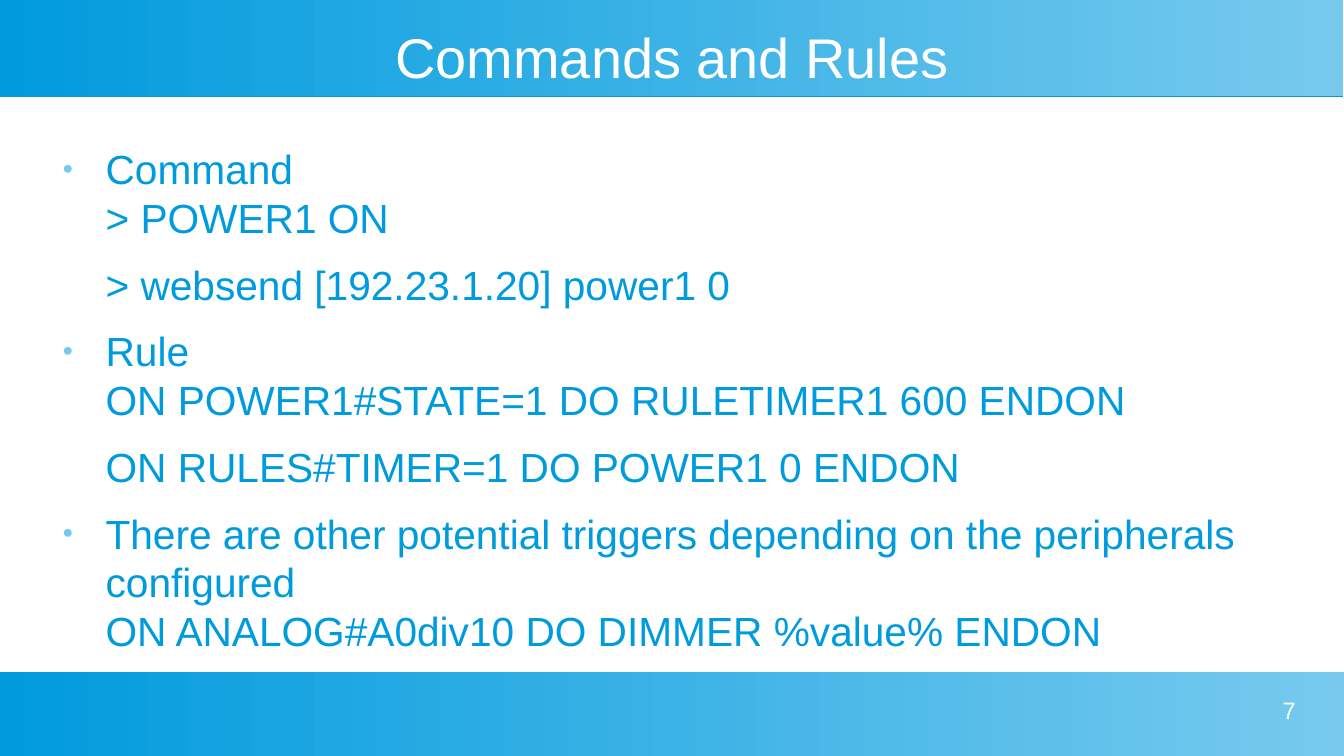
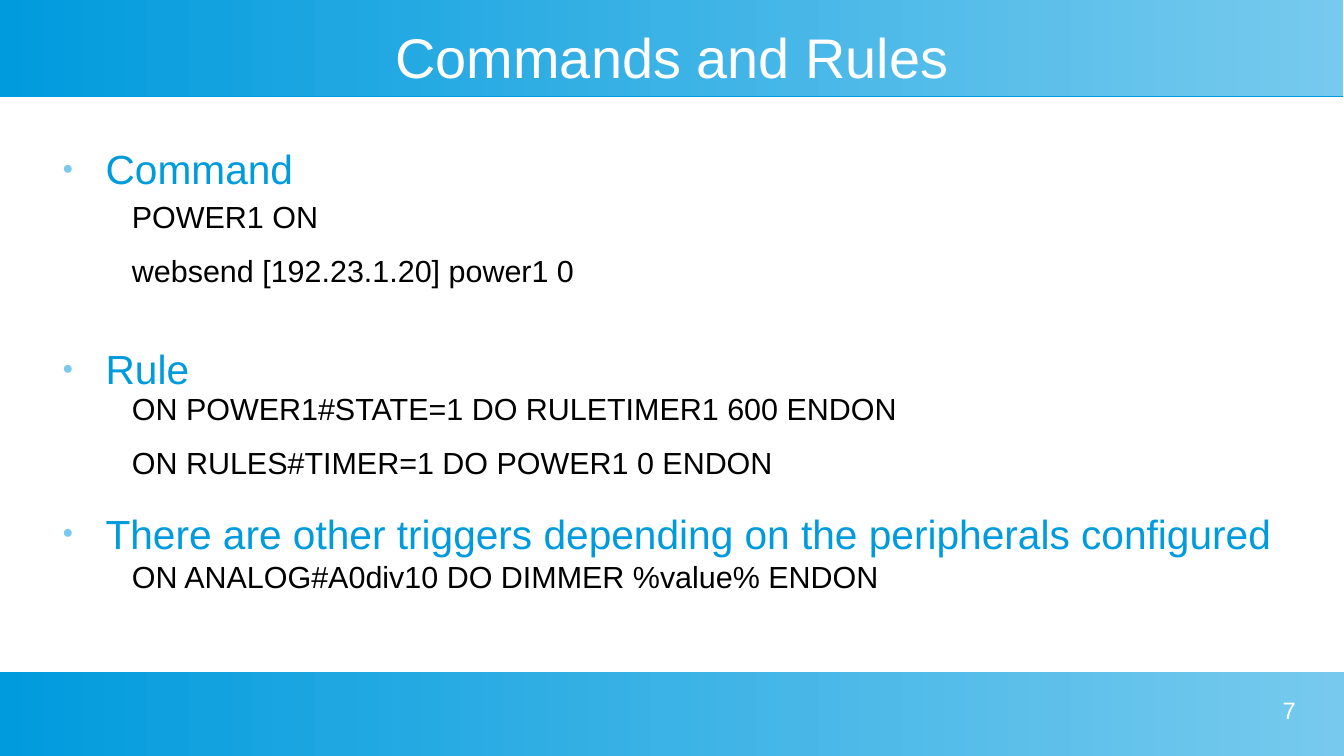
Before and after one commit to darrylb123/EO2024, a slide deck: slide 7 of EO2024-Tasmota+Berry.odp. Drawn at 1344x756 pixels with LibreOffice and Linux fonts; fonts in the diff are those of the drawing. Boxes give left, top, right and bottom in pixels: in the first picture for what was removed or moved away, otherwise in the second. Text is boxed around its words. In the diff, an @@ line names an element or a change of style, - is before the commit and + after.

```diff
--- a/EO2024-Tasmota+Berry.odp
+++ b/EO2024-Tasmota+Berry.odp
@@ text at (106, 154, 1271, 556): text changed @@
-● Command
-  > POWER1 ON
-> websend [192.23.1.20] power1 0
-● Rule
-  ON POWER1#STATE=1 DO RULETIMER1 600 ENDON
-ON RULES#TIMER=1 DO POWER1 0 ENDON
-● There are other potential triggers depending on the peripherals configured
-  ON ANALOG#A0div10 DO DIMMER %value% ENDON
+● Command
+● Rule
+● There are other triggers depending on the peripherals configured
@@ text added at (132, 206, 574, 288), 18 pt, text #000000 @@
+POWER1 ON
+websend [192.23.1.20] power1 0
@@ text added at (132, 398, 897, 475), 18 pt, text #000000 @@
+ON POWER1#STATE=1 DO RULETIMER1 600 ENDON
+ON RULES#TIMER=1 DO POWER1 0 ENDON
@@ text added at (132, 566, 878, 589), 18 pt, text #000000 @@
+ON ANALOG#A0div10 DO DIMMER %value% ENDON
```
Also in this commit, not shown: 3 other slides changed, 5 slides added.
